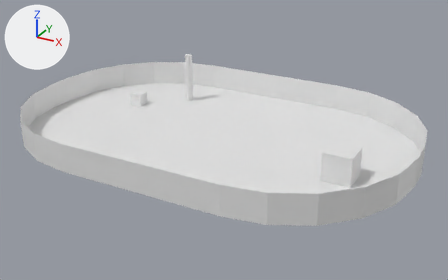
Renders of the COLLADA model models/arena.dae from each side of a commit.
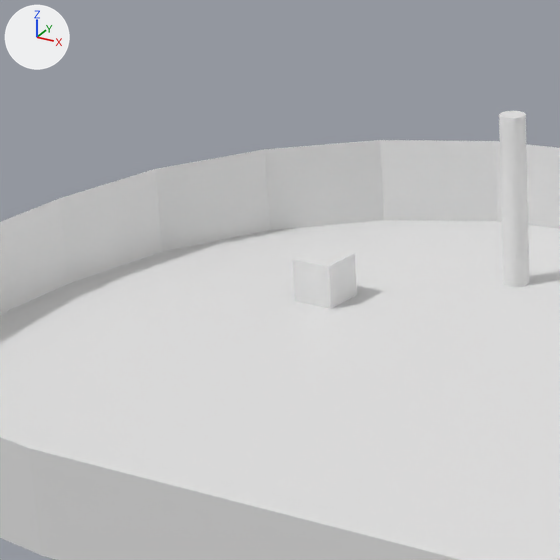
The first picture shows the older version from a 50 mm lens placed at (10.63, -18.66, 9.28), pointed at (0.48, -0.21, 0.05). The close-ups show both versions on the part from 12% to 45% of the width and 9% to 62% of the height of that picture; other places that the commit changed are outside them. Every picture has the same lights, and +X, +Y and +Z are marked at upper left. Where no turn or scale is listed for an object, it has been applied to the vertices.

The older version as bpy lines, for what is in view:
```python
me_cube_001 = bpy.data.meshes.new('Cube.001')
me_cube_001.from_pydata(...)  # a box spanning x -0.25..0.25, y -0.25..0.25, z -0.25..0.25
me_cylinder = bpy.data.meshes.new('Cylinder')
me_cylinder.from_pydata(...)  # a 32-sided cylinder along z spanning x -0.15..0.15, y -0.15..0.15, z -1.0..1.0
me_plane = bpy.data.meshes.new('Plane')
me_plane.from_pydata(...)  # 48 vertices, 70 faces; spans x -7.5..7.5, y -5.0..5.0, z 0.0..1.0
ob_arena = bpy.data.objects.new('Arena', me_plane)
ob_arena.location = (0.0, 0.0, 0.0)
ob_cube_001 = bpy.data.objects.new('Cube.001', me_cube_001)
ob_cube_001.location = (-4.62, 1.52, 0.25)
ob_pillars = bpy.data.objects.new('Pillars', me_cylinder)
ob_pillars.location = (-3.0, 3.0, 1.0)
```
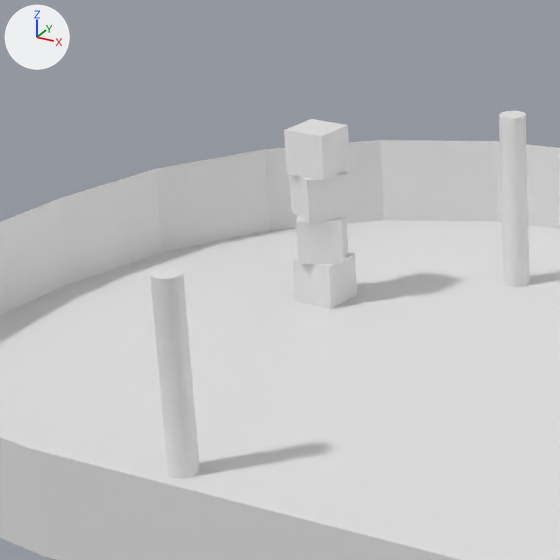
The change, as a list of edits to the scene's bpy script:
```text
Change me_cube_001:
    where me_cube_001.from_pydata(...)  # 8 vertices, 12 faces; spans x -0.25..0.25, y -0.25..0.25, z -0.25..0.25
    used by ob_cube_001; location = (-4.62, 1.52, 0.25)
    me_cube_001 part 1: the loose piece of 8 vertices spanning x -0.25..0.25, y -0.25..0.25, z -0.25..0.25 is copied, and the copy is turned 30 degrees about the z axis through its middle, then moved by (0.0, 0.0, 0.5); it spans x -0.342..0.342, y -0.342..0.342, z 0.25..0.75
    me_cube_001 part 2: the loose piece of 8 vertices spanning x -0.25..0.25, y -0.25..0.25, z -0.25..0.25 is copied, and the copy is turned 60 degrees about the z axis through its middle, then moved by (0.0, 0.0, 1.0); it spans x -0.342..0.342, y -0.342..0.342, z 0.75..1.25
    me_cube_001 part 3: a new loose piece, a box spanning x -0.25..0.25, y -0.25..0.25, z 1.25..1.75
Change me_cylinder:
    where me_cylinder.from_pydata(...)  # 64 vertices, 124 faces; spans x -0.15..0.15, y -0.15..0.15, z -1.0..1.0
    used by ob_pillars; location = (-3.0, 3.0, 1.0)
    me_cylinder part 4: a new loose piece, a 32-sided cylinder along z spanning x -0.15..0.15, y -6.15..-5.85, z -1.0..1.0
```

Where the change shows, as pixel boxes (x1, y1, x2, y2) in the close-ups (560 x 560 px):
'Pillars', reshaped
    before: (499, 111, 529, 287)
    after: (150, 111, 529, 478)
'Cube.001', reshaped (12% wider, 203% taller)
    before: (292, 247, 357, 309)
    after: (284, 119, 357, 309)
part 1 of me_cube_001, added
    after: (296, 216, 348, 264)
part 2 of me_cube_001, added
    after: (289, 171, 351, 224)
part 3 of me_cube_001, added
    after: (284, 119, 350, 180)
part 4 of me_cylinder, added
    after: (150, 268, 200, 478)
